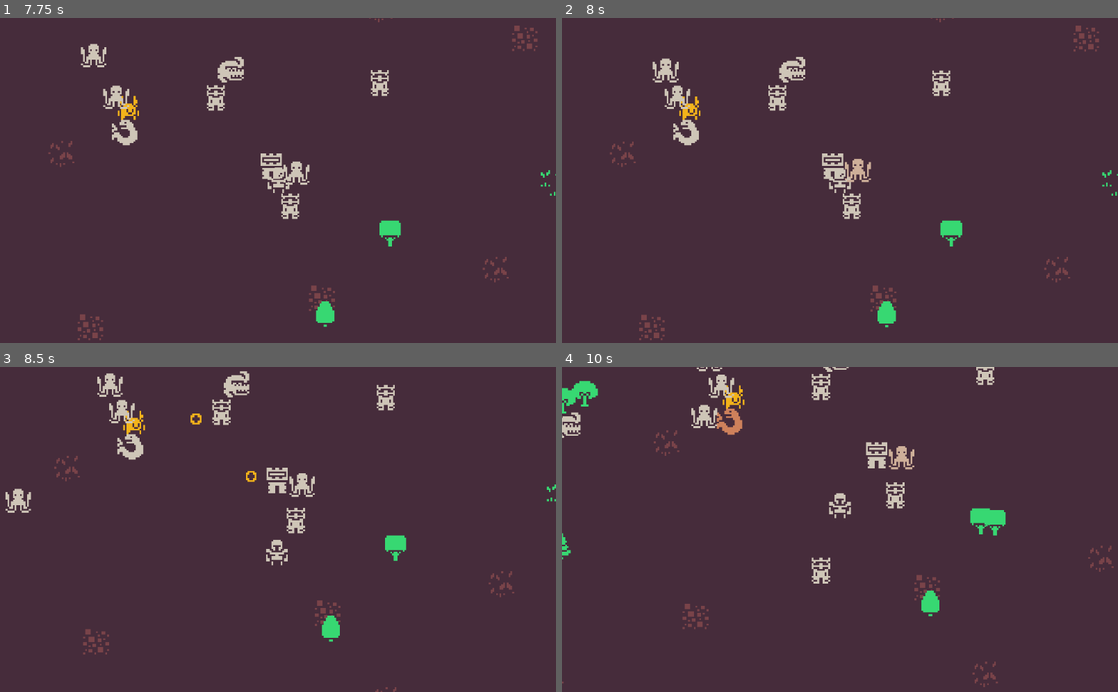
Above: before the commit, frames 1-4 (two rows, left to right).
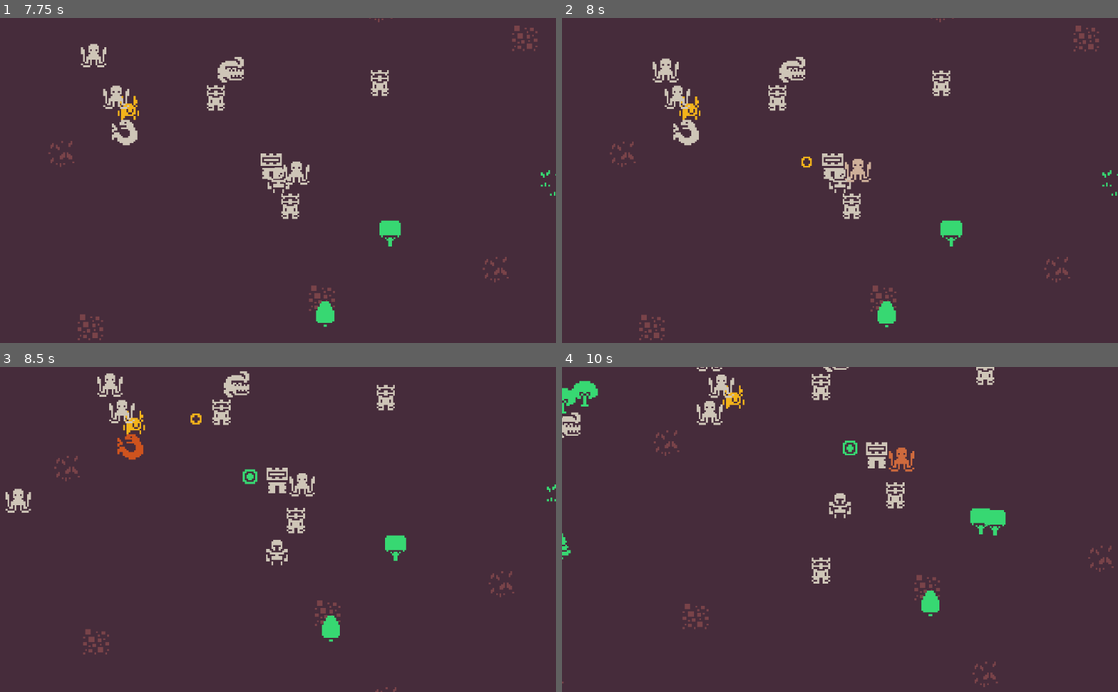
Above: after the commit, the same moments.

Repository: dsg-jam/LD46
Game: Godot game, scene res://assets/scenes/test.tscn
The game is run twice, just before and just after one commit, with the same random seed, the same clock (stepped at 60 frames per second) and the same inputs.
Inputs:
- Up to frame 1 (7.75 s): tap Enter at 0.5 s; hold Right (player_right) 0.53-1.28 s; tap F (player_mine) every 1.5 s from 0.6 to 6.6 s; hold Down (player_down) 1.28-2.03 s; tap G (player_place_turret) every 1.5 s from 1.35 to 7.35 s; hold Right (player_right) 2.03-2.78 s; hold Up (player_up) 2.78-3.53 s; hold Left (player_left) 3.53-5.03 s; hold Down (player_down) 5.03-5.78 s; hold Right (player_right) 5.78-6.53 s; hold Up (player_up) 6.53-7.28 s; hold Right (player_right) from 7.28 s (still down)
- Up to frame 2 (8 s): keep holding Right (player_right)
- Up to frame 3 (8.5 s): release Right (player_right) at 8.03 s; hold Down (player_down) from 8.03 s (still down); tap F (player_mine) at 8.1 s
- Up to frame 4 (10 s): release Down (player_down) at 8.78 s; hold Left (player_left) 8.78-9.53 s; tap G (player_place_turret) at 8.85 s; hold Up (player_up) from 9.53 s (still down); tap F (player_mine) at 9.6 s

Frame 1 is identical in both runs. In frame 2, less than 0.1% of the frame differs, in the area x 43-45%, y 42-47%; in frame 3, 0.4%; in frame 4, 0.8%, in the area x 23-64%, y 10-33%.

Commit message:
Adjusted turret combat speed

Diff:
--- a/assets/prefabs/Turret_2.tscn
+++ b/assets/prefabs/Turret_2.tscn
@@ -16,7 +16,6 @@
 position = Vector2( 50, 0 )
 script = ExtResource( 2 )
 level = 2
-combat_speed = 2
 bullet_1_range = 15
 bullet_2_range = 10
 bullet_3_range = 5
@@ -40,5 +39,6 @@
 shape = SubResource( 2 )
 
 [node name="Timer" type="Timer" parent="."]
+wait_time = 0.5
 autostart = true
 [connection signal="timeout" from="Timer" to="." method="_on_Timer_timeout"]
--- a/assets/prefabs/Turret_3.tscn
+++ b/assets/prefabs/Turret_3.tscn
@@ -16,7 +16,7 @@
 position = Vector2( 50, 0 )
 script = ExtResource( 2 )
 level = 3
-combat_speed = 4
+combat_speed = 10
 bullet_1_range = 10
 bullet_2_range = 15
 bullet_3_range = 7
@@ -40,5 +40,6 @@
 shape = SubResource( 2 )
 
 [node name="Timer" type="Timer" parent="."]
+wait_time = 0.25
 autostart = true
 [connection signal="timeout" from="Timer" to="." method="_on_Timer_timeout"]
--- a/assets/scripts/TurretControl.gd
+++ b/assets/scripts/TurretControl.gd
@@ -4,7 +4,6 @@
 
 export var health = 100
 export var level = 1
-export var combat_speed = 1
 export var bullet_1_range = 20
 export var bullet_2_range = 5
 export var bullet_3_range = 1
